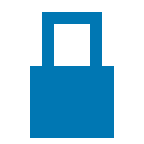
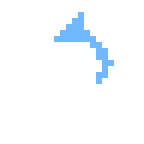
Layer changes from the first (144, 144) image to the second:
removed layer "lock" over [left=30, top=12, right=114, bottom=138]
added layer "Fond 1" above "Groupe 1" over [left=30, top=12, right=114, bottom=138]
added group "Groupe 1" with 5 layers over [left=30, top=12, right=114, bottom=114]
showed "arc", moved it into group "Groupe 1" over [left=54, top=12, right=114, bottom=84]
